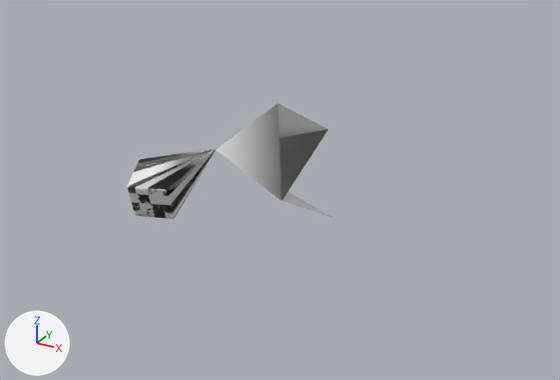
The OBJ model baseScene.obj, before and after one commit.
Before and after are seen from a camera (50 mm lens) standing at (5.36, -8.22, 4.17) and looking at (0.71, 0.24, -0.06). The axes (+X, +Y, +Z) are drawn at lower left. The lights are the same throughout. Where no turn or scale is listed for an object, it has been applied to the vertices.

The older version as bpy lines, for what is in view:
```python
me_cube_003 = bpy.data.meshes.new('Cube.003')
me_cube_003.from_pydata(...)  # 1539 vertices, 3072 faces; spans x -1.411..-0.099, y -0.665..0.212, z -0.601..0.494
me_plane_004 = bpy.data.meshes.new('Plane.004')
me_plane_004.from_pydata(...)  # 13136 vertices, 2 faces; spans x -3.04..4.16, y -2.25..2.98, z -1.31..1.99
ob_cube_003 = bpy.data.objects.new('Cube.003', me_cube_003)
ob_cube_003.location = (0.0, 0.0, 0.0)
ob_plane_004 = bpy.data.objects.new('Plane.004', me_plane_004)
ob_plane_004.location = (0.0, 0.0, 0.0)
```
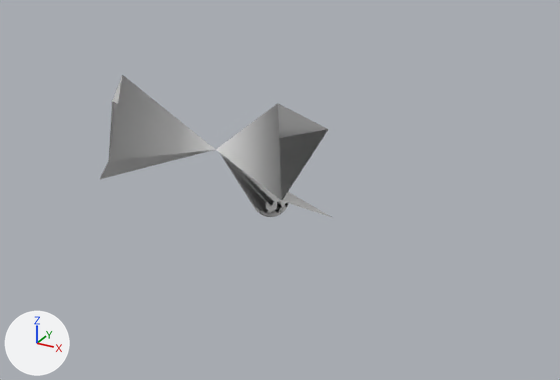
Patch to the scene script:
```diff
--- a/baseScene.obj.py
+++ b/baseScene.obj.py
@@ me_plane_005 @@
+me_plane_005.from_pydata([(-0.1, -0.08, 0.48), (-2.03, -0.28, -0.27), (-2.28, 0.43, 0.7), (-1.24, -0.92, 0.4), (-1.48, -0.22, 1.36)], [], [(2, 3, 1, 0), (2, 4, 3, 0)])
@@ me_icosphere @@
+me_icosphere.from_pydata(...)  # 243 vertices, 480 faces; spans x -0.099..0.732, y -0.05..0.669, z -0.561..0.494
@@ ob_cube_003 @@
-ob_cube_003 = bpy.data.objects.new('Cube.003', me_cube_003)
-ob_cube_003.location = (0.0, 0.0, 0.0)
@@ ob_plane_005 @@
+ob_plane_005 = bpy.data.objects.new('Plane.005', me_plane_005)
+ob_plane_005.location = (0.0, 0.0, 0.0)
@@ ob_icosphere @@
+ob_icosphere = bpy.data.objects.new('Icosphere', me_icosphere)
+ob_icosphere.location = (0.0, 0.0, 0.0)
```

Boxes [x1, y1, x2, y2] around the edits, measured in the pictures (560 x 380 px):
'Plane.005', added: after [100, 75, 216, 179]
'Cube.003', deleted: before [127, 148, 217, 219]
'Icosphere', added: after [220, 153, 289, 217]
